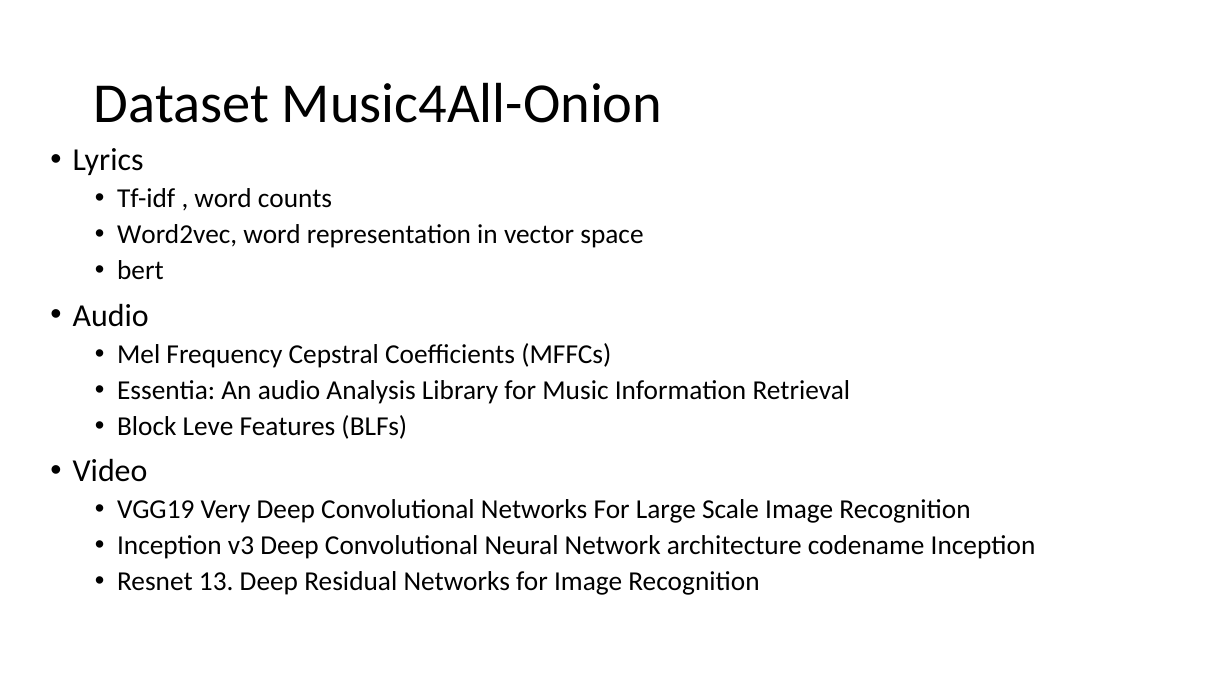
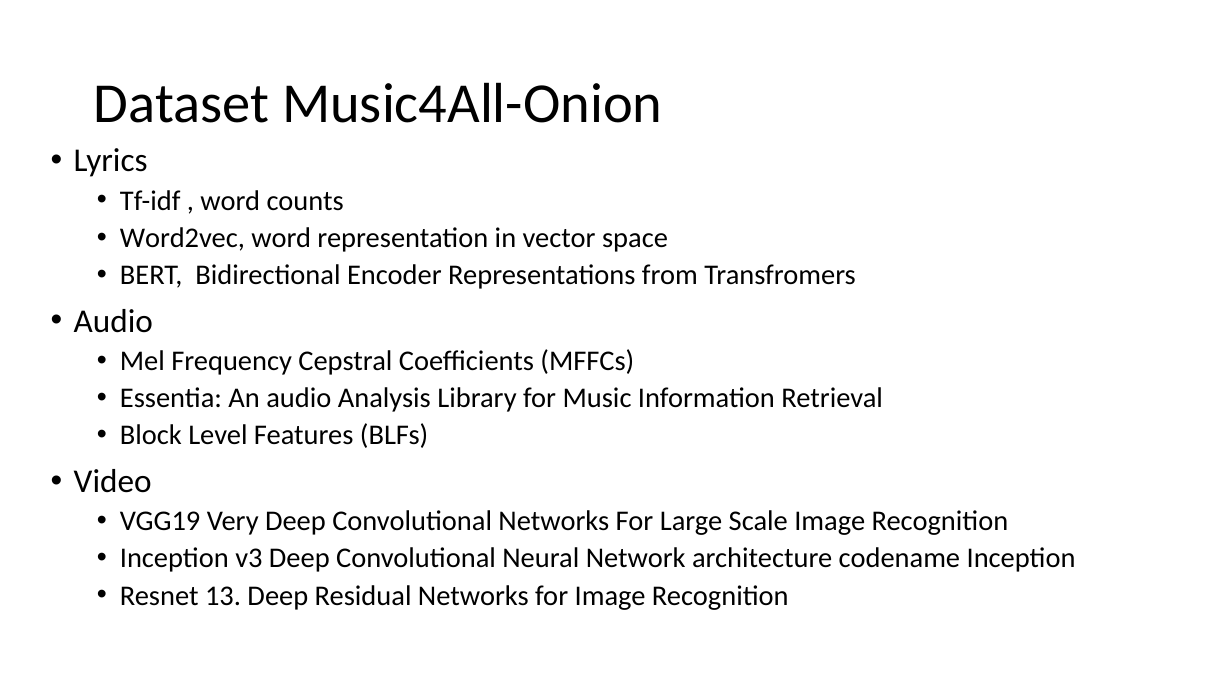
Before and after one commit to mmosc/MMSR, a slide deck: slide 2 of Presentation.pptx. Drawn at 1232x693 pixels with LibreOffice and Linux fonts; fonts in the diff are those of the drawing. Boxes give left, top, right and bottom in pixels: in the first picture for what was removed or moved away, otherwise in the second. Text is boxed around its words. In the diff, an @@ line names an element or a change of style, - is before the commit and + after.

```diff
--- a/Presentation.pptx
+++ b/Presentation.pptx
@@ text at [74,148,1076,610]: size 24.9 to 25.9 pt in "Lyrics", "Audio", "Video"; size 21.4 to 22.2 pt in "Tf-idf , word counts", "Word2vec, word representation in vector space", "Mel Frequency Cepstral Coefficients (MFFCs)", "Essentia: An audio Analysis Library for Music ..." and 3 more places; indent changed @@
@@ text at [120,264,856,289]: text changed; size 21.4 to 22.2 pt @@
-  • bert
+  • BERT, Bidirectional Encoder Representations from Transfromers
@@ text at [120,423,428,448]: text changed; size 21.4 to 22.2 pt @@
-  • Block Leve Features (BLFs)
+  • Block Level Features (BLFs)
```
Also in this commit, not shown: 5 other slides changed, 4 slides added, 6 slides removed.
